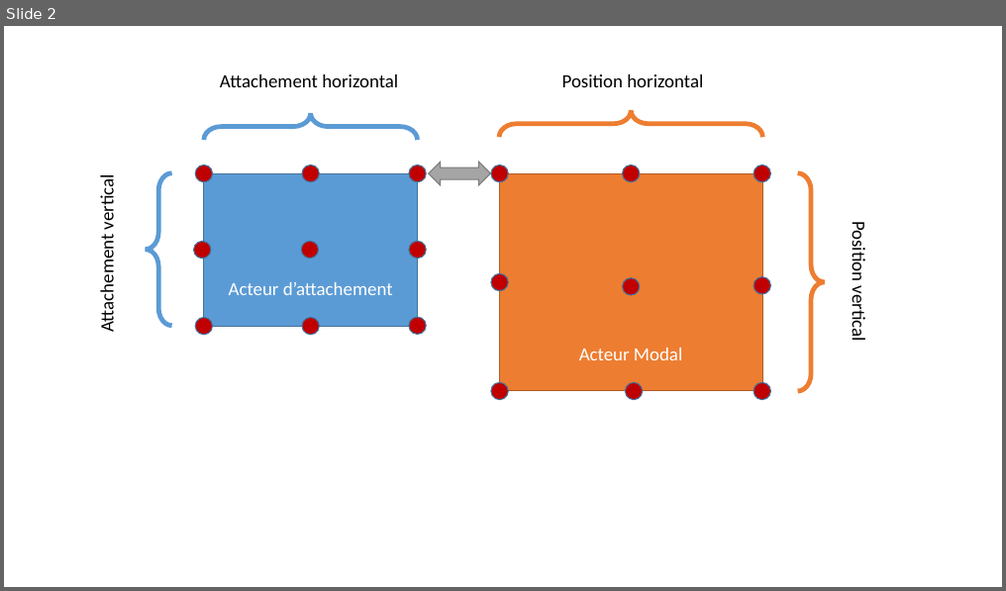
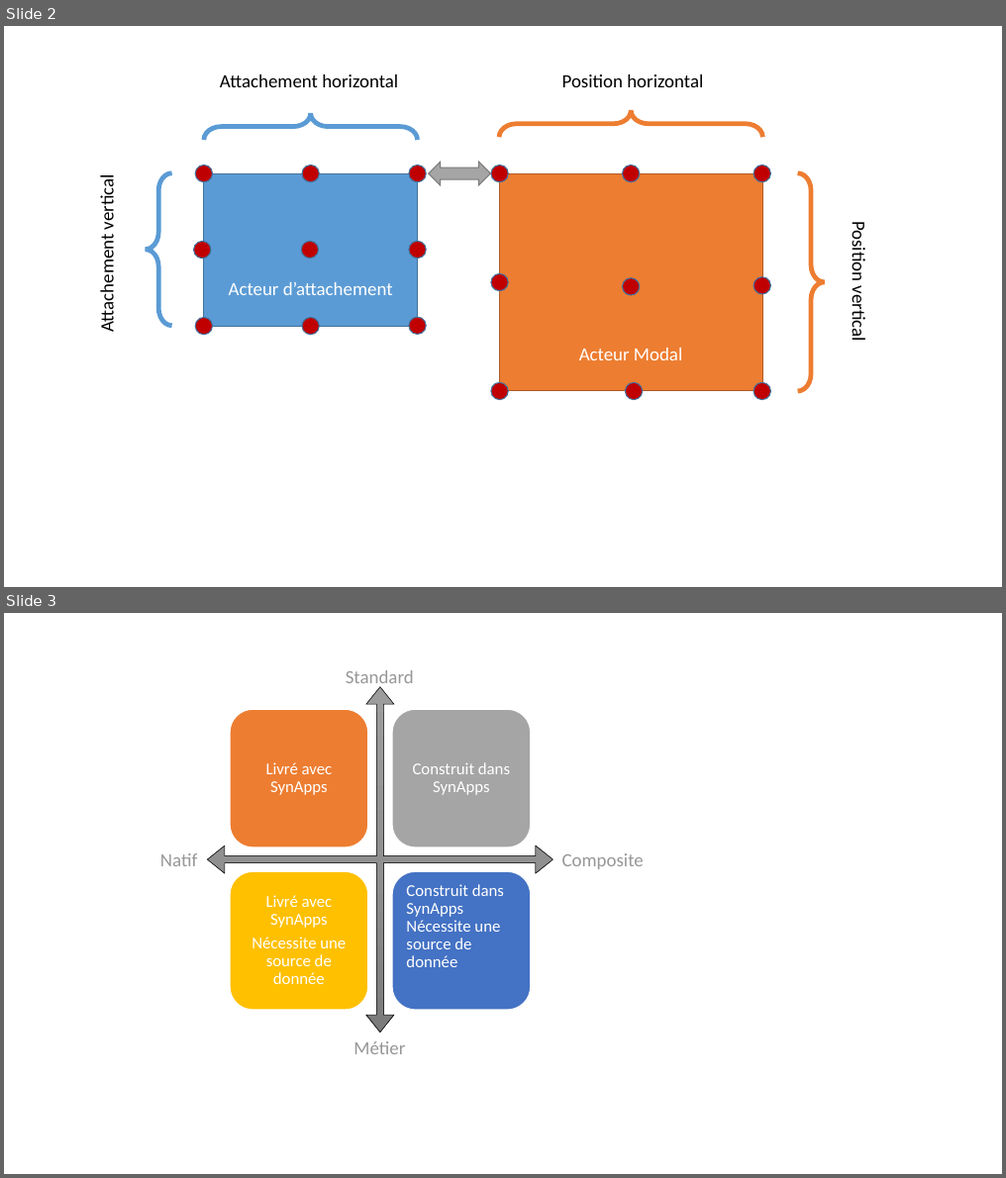
Before and after one commit to witsa/synapps, a slide deck: sources/tuto.pptx. Shown one above the other, each under a label of ours: slide 2 before the commit, slides 2 and 3 after it. The pictures are 1006x591 and 1006x1178 pixels, drawn with LibreOffice and Linux fonts; fonts in the diff are those of the drawing. Boxes give left, top, right and bottom in pixels: in the first picture for what was removed or moved away, otherwise in the second. Text is boxed around its words. In the diff, an @@ line names an element or a change of style, - is before the commit and + after.

```diff
--- a/sources/tuto.pptx
+++ b/sources/tuto.pptx
@@ slide 3 added at [4, 613, 1002, 1174], background #FFFFFF @@
@@ text added at [346, 670, 414, 689], 18 pt, text #979797 @@
+Standard
@@ quad arrow added at [208, 687, 553, 1033], fill gradient #9D9D9D to #909090 to #7C7C7C, outline #000000 0.5 pt @@
@@ freeform shape added at [230, 710, 368, 848], fill #ED7D31, outline #FFFFFF 1 pt, 16 pt, text #FFFFFF @@
+Livré avec SynApps
@@ freeform shape added at [392, 710, 531, 848], fill #A5A5A5, outline #FFFFFF 1 pt, 16 pt, text #FFFFFF @@
+Construit dans SynApps
@@ text added at [160, 854, 197, 866], 18 pt, text #979797 @@
+Natif
@@ freeform shape added at [230, 872, 368, 1011], fill #FFC000, outline #FFFFFF 1 pt, 16 pt, text #FFFFFF @@
+Livré avec SynApps
+Nécessite une source de donnée
@@ freeform shape added at [392, 872, 531, 1011], fill #4472C4, outline #FFFFFF 1 pt, 16 pt, text #FFFFFF @@
+Construit dans SynApps Nécessite une source de donnée
@@ text added at [562, 854, 644, 869], 18 pt, text #979797 @@
+Composite
@@ text added at [353, 1042, 405, 1055], 18 pt, text #979797 @@
+Métier
```
Also in this commit, not shown: 25 other files.
